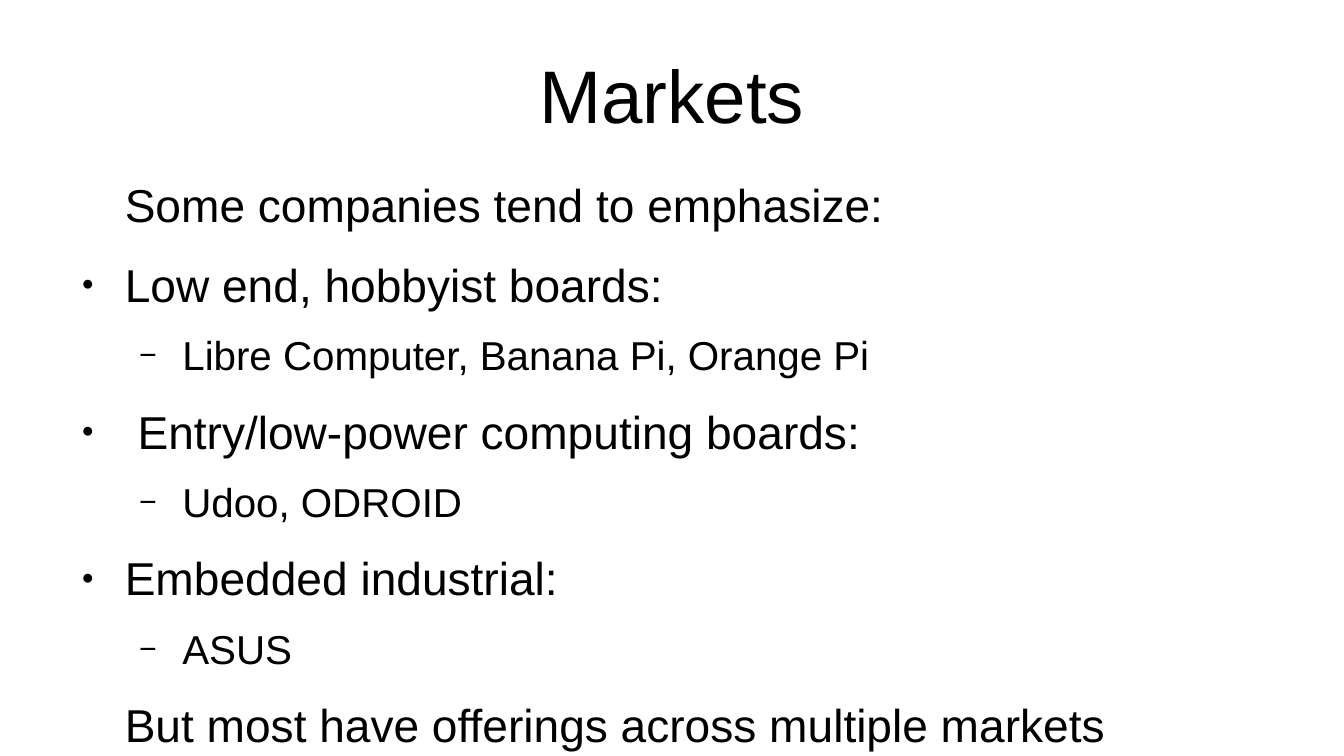
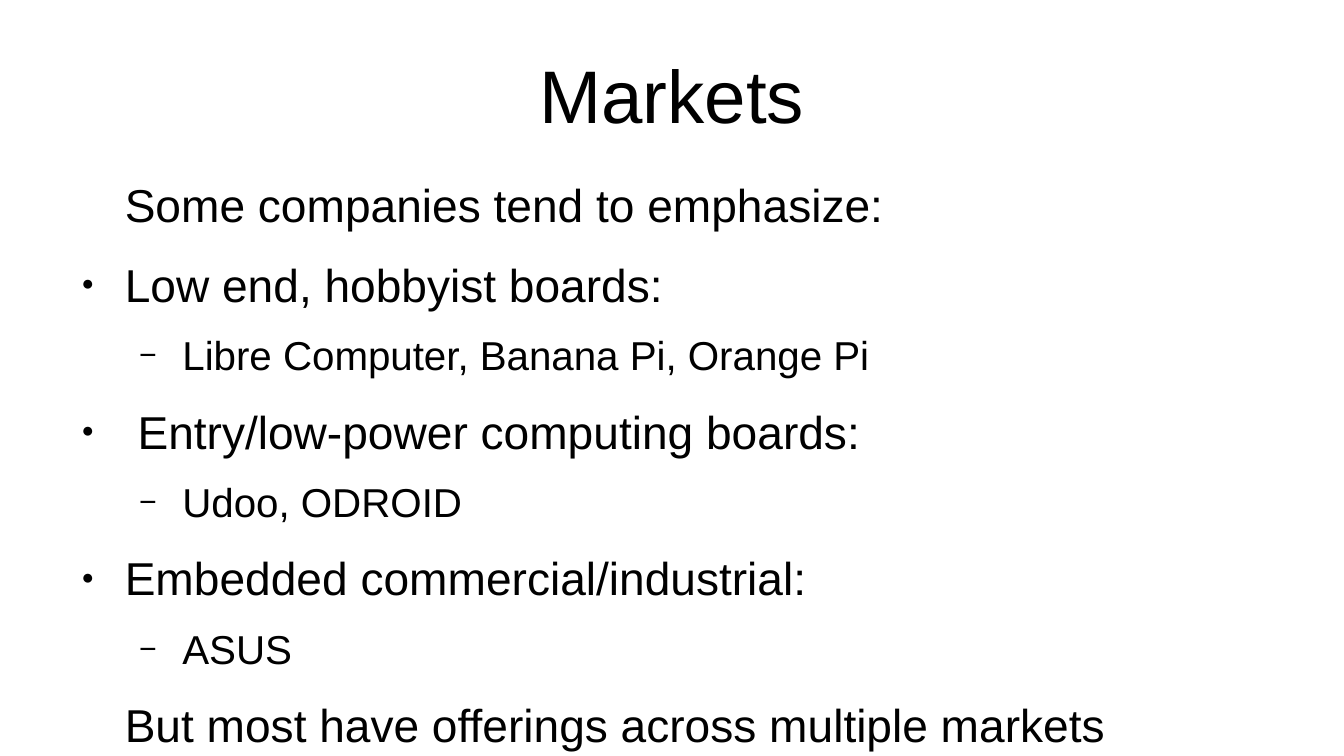
Before and after one commit to qbarnes/cucug_presentations, a slide deck: slide 4 of Rpi-Alternatives-2023019/rpi-alternatives.odp. Drawn at 1344x756 pixels with LibreOffice and Linux fonts; fonts in the diff are those of the drawing. Boxes give left, top, right and bottom in pixels: in the first picture for what was removed or moved away, otherwise in the second. Text is boxed around its words. In the diff, an @@ line names an element or a change of style, - is before the commit and + after.

```diff
--- a/Rpi-Alternatives-2023019/rpi-alternatives.odp
+++ b/Rpi-Alternatives-2023019/rpi-alternatives.odp
@@ text at [125,561,807,596]: text changed @@
-● Embedded industrial:
+● Embedded commercial/industrial:
```
Also in this commit, not shown: 1 other slide changed, 1 other file.
